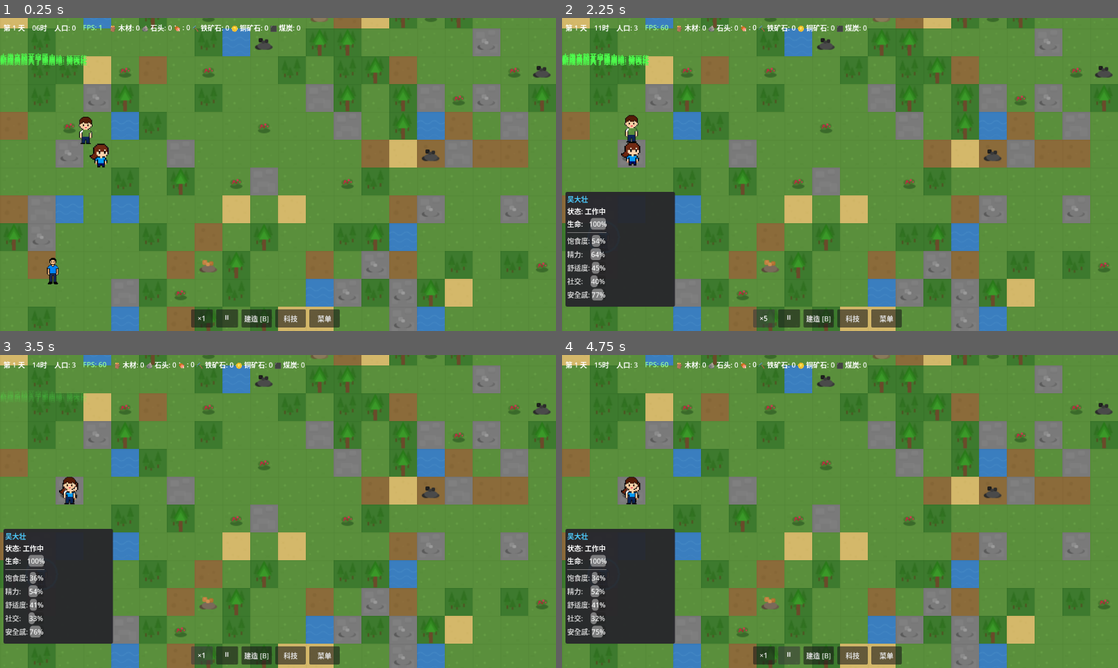
Above: before the commit, frames 1-4 (two rows, left to right).
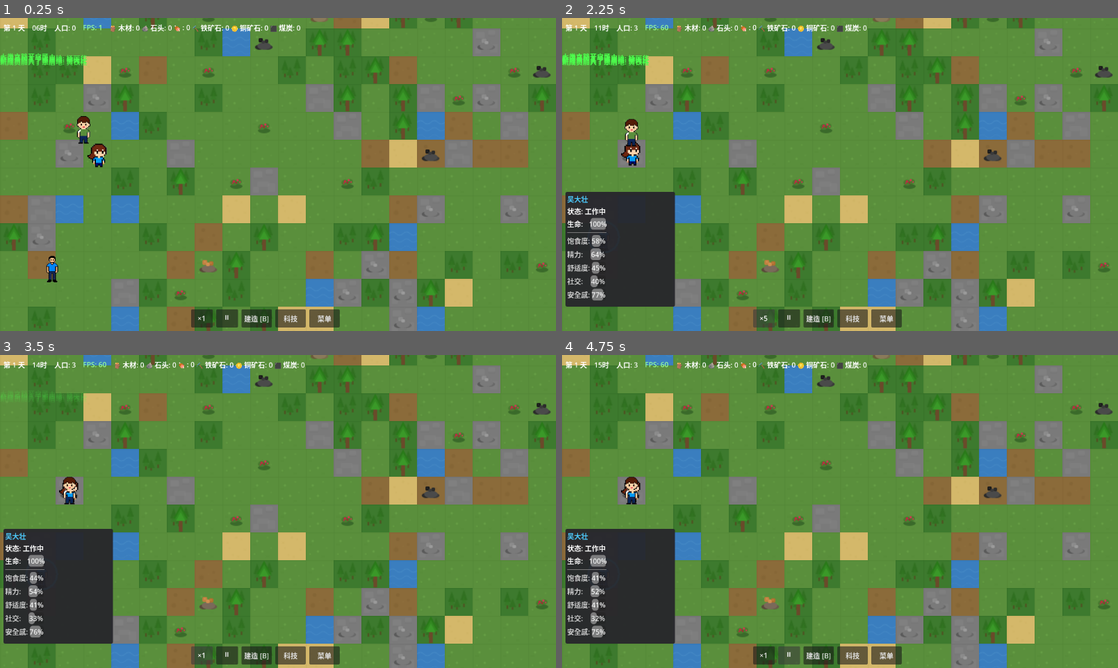
Above: after the commit, the same moments.

Repository: ZhanXuzhao/the-path-of-humanity
Game: Godot game, scene res://scenes/game.tscn
Two runs of this game, one before a commit and one after it. Both use one fixed random seed, a clock stepped at 60 frames per second and the inputs below.
Inputs:
- Up to frame 1 (0.25 s): no input
- Up to frame 2 (2.25 s): click "×1" at 0.5 s; click "×2" at 1.25 s; click "×3" at 2 s
- Up to frame 3 (3.5 s): click "×5" at 2.75 s
- Up to frame 4 (4.75 s): click "⏸" at 3.5 s; click "▶" at 4.25 s

The runs differ from the first frame. In frame 1, 0.5% of the frame differs, in the area x 8-20%, y 31-86%; in frame 2, 0.2%; in frame 3, less than 0.1%; in frame 4, less than 0.1%.

Commit message:
feat: 定居者参数可配置 + 数值平衡调整
- game_settings.cfg 新增 [settler] 配置段：负重、移速、生命、需求衰减、进食恢复量等均可配置
- GameManager 加载全部定居者参数到 settings 字典
- settler.gd 从 GameManager.settings 读取配置，不再硬编码
- 饱食度每小时衰减改为 4.17（24h 降 100）
- 吃一次食物恢复 100 饱食度（不再按 nutrition 值）
- 进食触发阈值从 30 降至 25

Diff:
--- a/resources/game_settings.cfg
+++ b/resources/game_settings.cfg
@@ -8,3 +8,47 @@
 
 ; 边缘滚动触发边距（像素）
 edge_scroll_margin=20
+
+[settler]
+
+; 负重上限
+carry_capacity=50.0
+
+; 基础移动速度（像素/秒）
+base_move_speed=60.0
+
+; 敏捷对移速的加成（每点敏捷增加）
+dexterity_move_bonus=3.0
+
+; 生命基础值
+base_hp=80.0
+
+; 体质对生命的加成（每点体质增加）
+constitution_hp_bonus=4.0
+
+; 饱食度每小时衰减
+hunger_decay_per_hour=4.17
+
+; 精力每小时衰减
+rest_decay_per_hour=3.0
+
+; 舒适度每小时衰减
+comfort_decay_per_hour=1.0
+
+; 社交每小时衰减
+social_decay_per_hour=2.0
+
+; 安全感每小时衰减
+safety_decay_per_hour=0.5
+
+; 进食一次恢复的饱食度
+food_restore_amount=100.0
+
+; 睡眠每小时恢复的精力
+sleep_restore_per_hour=15.0
+
+; 搜索附近存储建筑的最大距离
+storage_search_radius=300.0
+
+; 搜索附近食物的最大距离
+food_search_radius=400.0
--- a/scripts/autoload/game_manager.gd
+++ b/scripts/autoload/game_manager.gd
@@ -83,6 +83,22 @@
 	settings["scroll_speed"] = cfg.get_value("camera", "scroll_speed", 300.0)
 	settings["edge_scroll_margin"] = cfg.get_value("camera", "edge_scroll_margin", 20)
 
+	# 定居者设置
+	settings["carry_capacity"] = cfg.get_value("settler", "carry_capacity", 50.0)
+	settings["base_move_speed"] = cfg.get_value("settler", "base_move_speed", 60.0)
+	settings["dexterity_move_bonus"] = cfg.get_value("settler", "dexterity_move_bonus", 3.0)
+	settings["base_hp"] = cfg.get_value("settler", "base_hp", 80.0)
+	settings["constitution_hp_bonus"] = cfg.get_value("settler", "constitution_hp_bonus", 4.0)
+	settings["hunger_decay_per_hour"] = cfg.get_value("settler", "hunger_decay_per_hour", 4.17)
+	settings["rest_decay_per_hour"] = cfg.get_value("settler", "rest_decay_per_hour", 3.0)
+	settings["comfort_decay_per_hour"] = cfg.get_value("settler", "comfort_decay_per_hour", 1.0)
+	settings["social_decay_per_hour"] = cfg.get_value("settler", "social_decay_per_hour", 2.0)
+	settings["safety_decay_per_hour"] = cfg.get_value("settler", "safety_decay_per_hour", 0.5)
+	settings["food_restore_amount"] = cfg.get_value("settler", "food_restore_amount", 100.0)
+	settings["sleep_restore_per_hour"] = cfg.get_value("settler", "sleep_restore_per_hour", 15.0)
+	settings["storage_search_radius"] = cfg.get_value("settler", "storage_search_radius", 300.0)
+	settings["food_search_radius"] = cfg.get_value("settler", "food_search_radius", 400.0)
+
 	print("游戏设置已加载")
 
 func _on_close_requested():
--- a/scripts/core/game.gd
+++ b/scripts/core/game.gd
@@ -276,8 +276,8 @@
 			else:
 				continue
 
-		# 1. 饥饿处理（饱食度 < 30 且空闲）
-		if s.needs.get("hunger", 100) < 30 and s.state == Settler.SettlerState.IDLE:
+		# 1. 饥饿处理（饱食度 < 25 且空闲）
+		if s.needs.get("hunger", 100) < 25 and s.state == Settler.SettlerState.IDLE:
 			s.try_eat()
 			continue
 
--- a/scripts/entities/settler.gd
+++ b/scripts/entities/settler.gd
@@ -48,9 +48,9 @@
 	"safety": 80.0,      # 安全感 - 受防御影响
 }
 
-# 需求衰减速度（每小时）
-const NEED_DECAY = {
-	"hunger": 5.0,
+# 需求衰减速度（每小时）——从 GameManager.settings 加载
+var NEED_DECAY = {
+	"hunger": 4.17,
 	"rest": 3.0,
 	"comfort": 1.0,
 	"social": 2.0,
@@ -81,6 +81,13 @@
 var move_speed: float = 60.0  # 像素/秒
 var carry_capacity: float = 50.0  # 负重上限
 
+# 读取 GameManager 配置的快捷方式
+static func _settler_setting(key: String, default_value):
+	var gm = Engine.get_main_loop().root.get_node_or_null("/root/GameManager")
+	if gm and gm.settings.has(key):
+		return gm.settings[key]
+	return default_value
+
 # 当前行为
 var current_task = null  # 当前任务数据
 var target_position: Vector2i
@@ -106,6 +113,8 @@
 	_randomize_stats()
 	_randomize_age()
 	_setup_sprite()
+	# 从GameManager配置加载参数
+	_apply_config_settings()
 
 const TILE_SIZE: float = 32.0
 
@@ -461,8 +470,10 @@
 			gm.add_resource(stack.item_id, stack.amount)
 	inventory.clear()
 
-func _find_nearby_storage(max_dist: float = 300.0) -> Array:
+func _find_nearby_storage(max_dist: float = -1.0) -> Array:
 	"""查找附近有空间的存储建筑，按距离排序"""
+	if max_dist < 0:
+		max_dist = _settler_setting("storage_search_radius", 300.0)
 	var game = get_node_or_null("/root/Game")
 	if game == null or game.building_system == null:
 		return []
@@ -555,7 +566,8 @@
 		delta_hours = gm.time_speed * delta * (24.0 / gm.day_length)
 
 	# 快速恢复精力
-	modify_need("rest", delta_hours * 15.0)
+	var sleep_restore = _settler_setting("sleep_restore_per_hour", 15.0)
+	modify_need("rest", delta_hours * sleep_restore)
 
 	# 检查是否天亮了或精力已满
 	if needs["rest"] >= 95.0:
@@ -600,14 +612,13 @@
 		return
 
 	# 1. 先吃背包里的食物
+	var food_restore = _settler_setting("food_restore_amount", 100.0)
 	var food_ids = ["berry", "cooked_meat", "raw_meat", "bread", "vegetable_soup"]
 	for food_id in food_ids:
 		if inventory.has_item(food_id, 1):
 			var removed = inventory.remove_item(food_id, 1)
 			if removed > 0:
-				var data = ItemDefinitions.get_item(food_id)
-				var nutrition = data.nutrition if data else 10.0
-				modify_need("hunger", nutrition)
+				modify_need("hunger", food_restore)
 				state = SettlerState.EATING
 				# 将进食动画计时器设为2秒
 				_eat_timer = 2.0
@@ -615,7 +626,7 @@
 
 	# 2. 背包没食物，找置物架
 	var food_source = _find_food_in_storage()
-	if food_source != null:
+	if not food_source.is_empty():
 		var center = _bld_world_center(food_source.bld)
 		current_task = {
 			"type": "EAT_FROM_RACK",
@@ -659,11 +670,10 @@
 		return
 
 	# 从置物架取一份食物
+	var food_restore = _settler_setting("food_restore_amount", 100.0)
 	var removed = bld.inventory.remove_item(food_id, 1)
 	if removed > 0:
-		var data = ItemDefinitions.get_item(food_id)
-		var nutrition = data.nutrition if data else 10.0
-		modify_need("hunger", nutrition)
+		modify_need("hunger", food_restore)
 		_eat_timer = 2.0
 		state = SettlerState.EATING
 	else:
@@ -677,7 +687,8 @@
 		return {}
 
 	var food_ids = ["berry", "cooked_meat", "raw_meat", "bread", "vegetable_soup"]
-	var storage_buildings = _find_nearby_storage(400.0)
+	var search_dist = _settler_setting("food_search_radius", 400.0)
+	var storage_buildings = _find_nearby_storage(search_dist)
 
 	for bld in storage_buildings:
 		if bld.inventory == null:
@@ -753,15 +764,32 @@
 func _randomize_age():
 	age = 10.0 + randi() % 51  # 10~60 岁
 
+func _apply_config_settings():
+	"""从GameManager.config加载可配置参数"""
+	var base_hp = _settler_setting("base_hp", 80.0)
+	var con_bonus = _settler_setting("constitution_hp_bonus", 4.0)
+	var base_speed = _settler_setting("base_move_speed", 60.0)
+	var dex_bonus = _settler_setting("dexterity_move_bonus", 3.0)
+	carry_capacity = _settler_setting("carry_capacity", 50.0)
+
+	hp = base_hp + stats.constitution * con_bonus
+	max_hp = hp
+	move_speed = base_speed + stats.dexterity * dex_bonus
+
+	# 加载需求衰减配置
+	NEED_DECAY["hunger"] = _settler_setting("hunger_decay_per_hour", 4.17)
+	NEED_DECAY["rest"] = _settler_setting("rest_decay_per_hour", 3.0)
+	NEED_DECAY["comfort"] = _settler_setting("comfort_decay_per_hour", 1.0)
+	NEED_DECAY["social"] = _settler_setting("social_decay_per_hour", 2.0)
+	NEED_DECAY["safety"] = _settler_setting("safety_decay_per_hour", 0.5)
+
 func _randomize_stats():
 	var rng = RandomNumberGenerator.new()
 	for stat in stats:
 		stats[stat] = rng.randf_range(3.0, 8.0)
 	for skill in skills:
 		skills[skill] = rng.randf_range(1.0, 5.0)
-	hp = 80.0 + stats.constitution * 4.0
-	max_hp = hp
-	move_speed = 50.0 + stats.dexterity * 3.0
+	_apply_config_settings()
 
 # -------- 需求更新 --------
 func update_needs(delta_hours: float):
